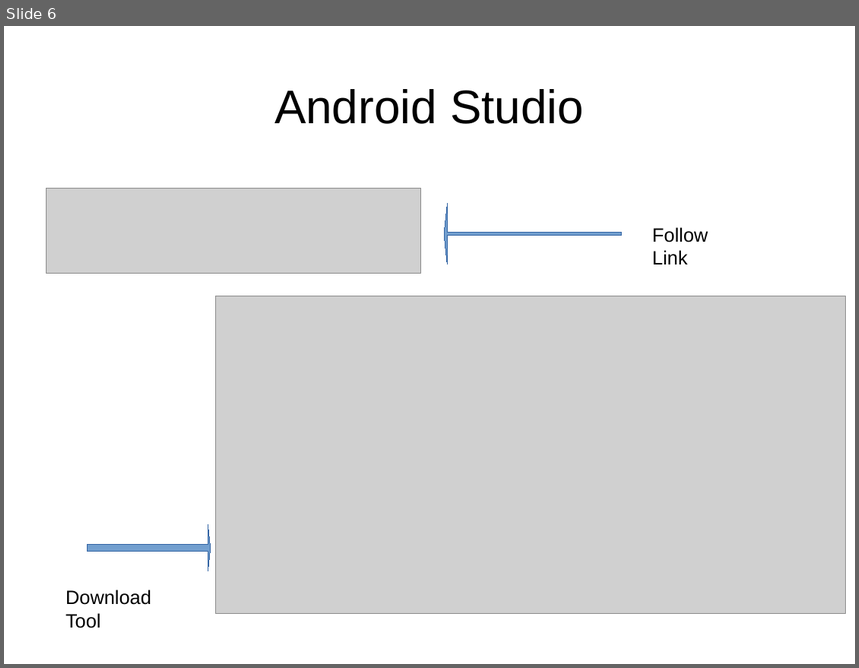
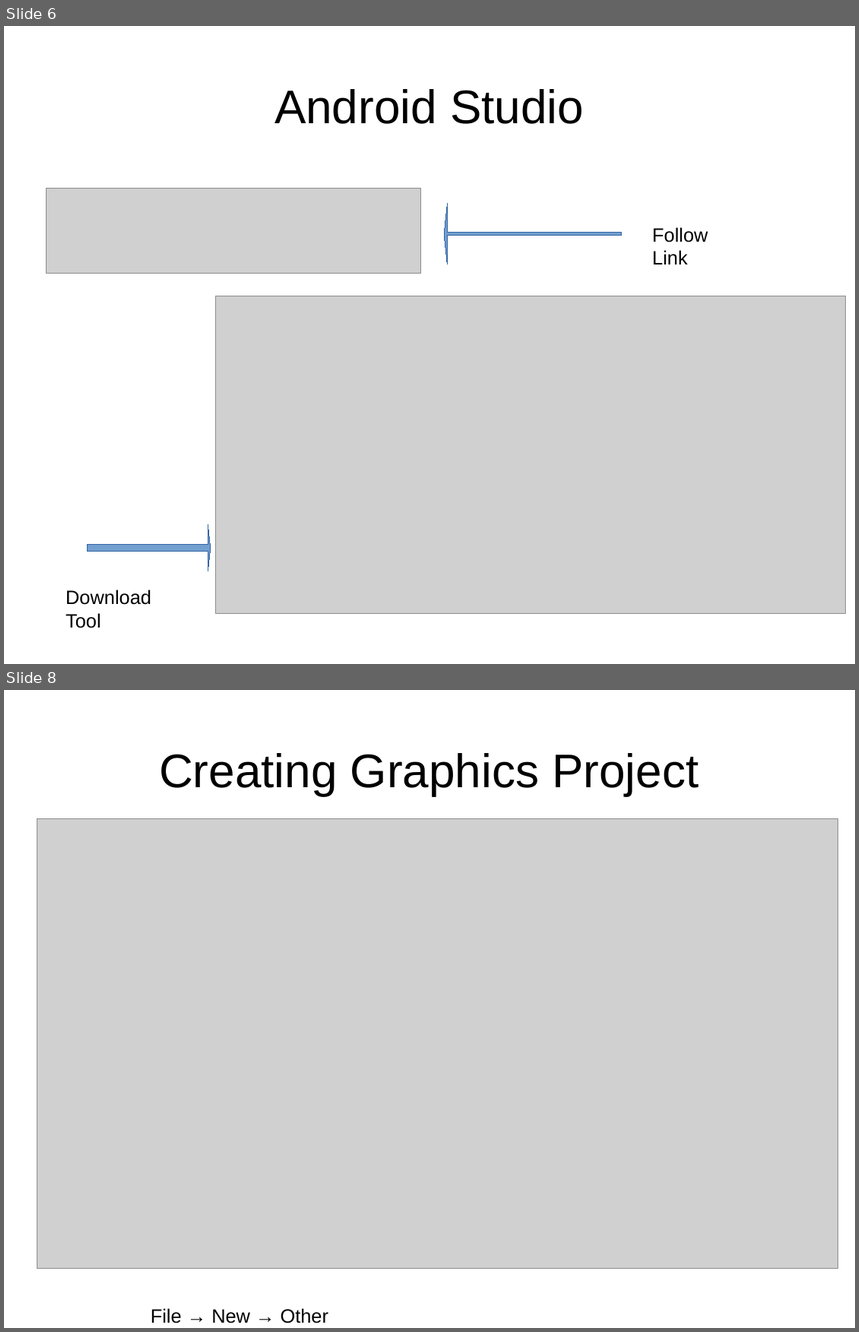
Before and after one commit to shabbir-hussain/ecse321tutF15, a slide deck: 02 - Setting up your computer cont.pptx. Shown one above the other, each under a label of ours: slide 6 before the commit, slides 6 and 8 after it; the slides between them are not shown. The pictures are 859x668 and 859x1332 pixels, drawn with LibreOffice and Linux fonts; fonts in the diff are those of the drawing; grey boxes stand for pictures. Boxes give left, top, right and bottom in pixels: in the first picture for what was removed or moved away, otherwise in the second. Text is boxed around its words. In the diff, an @@ line names an element or a change of style, - is before the commit and + after.

```diff
--- a/02 - Setting up your computer cont.pptx
+++ b/02 - Setting up your computer cont.pptx
@@ slide 8 added at bbox=[4, 690, 855, 1328], background #FFFFFF @@
@@ text added at bbox=[159, 753, 699, 796], 44 pt, text #000000 @@
+Creating Graphics Project
@@ picture added at bbox=[37, 819, 838, 1269] @@
@@ text added at bbox=[151, 1309, 329, 1324], 18 pt, text #000000 @@
+File → New → Other
```
Also in this commit, not shown: 2 slides changed, 5 other slides added, 16 other files.
